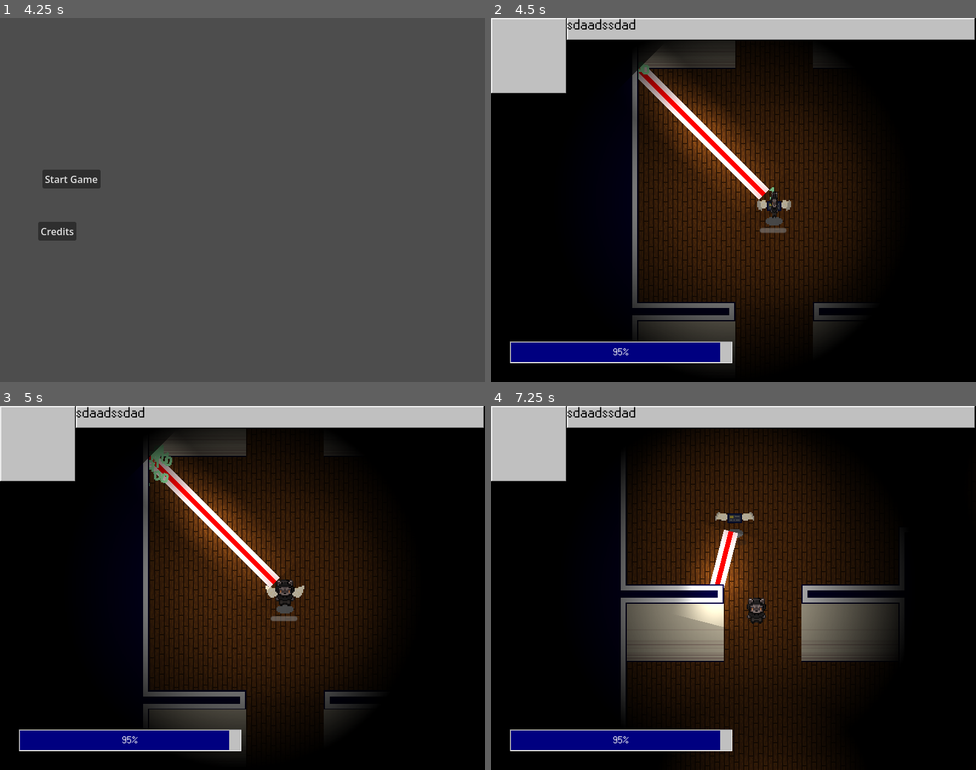
Above: before the commit, frames 1-4 (two rows, left to right).
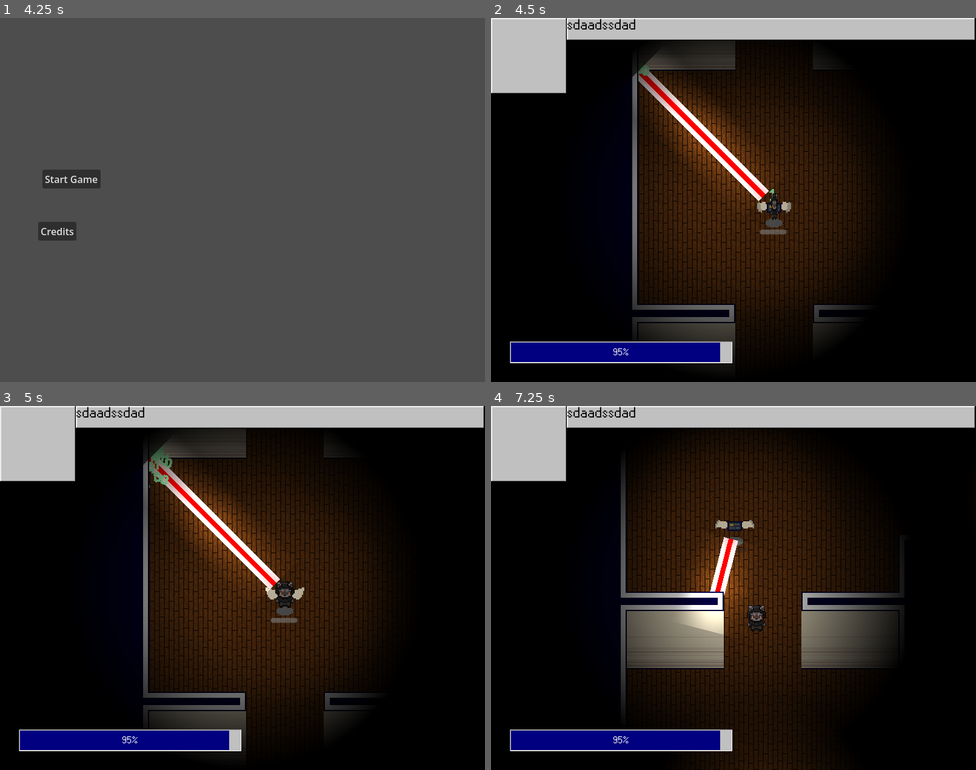
Above: after the commit, the same moments.

Repository: ygda-org/stock-strikers
Game: Godot game, scene res://main/startup_scene.tscn
Two runs of this game, one before a commit and one after it. Both use one fixed random seed, a clock stepped at 60 frames per second and the inputs below. Sound files missing from this copy of the repository are replaced by a short silence.
Inputs (mouse positions are in pixels of both pictures, inside the frame that each line leads up to):
- Up to frame 1 (4.25 s): move the mouse to (349, 181) at 0.52 s; hold D (move_right) 0.53-1.28 s; tap Shift (dodge) at 0.6, 2.1, 3.6 s; tap Enter at 1.25 s; move the mouse to (145, 218) at 1.27 s; hold S (move_down) 1.28-2.03 s; click (145, 218) at 1.35 s; move the mouse to (291, 119) at 2.02 s; hold D (move_right) 2.03-2.78 s; tap Space at 2.75 s; move the mouse to (218, 272) at 2.77 s; hold W (move_up) 2.78-3.53 s; click (218, 272) at 2.85 s; move the mouse to (388, 254) at 3.52 s; hold A (move_left) from 3.53 s (still down)
- Up to frame 2 (4.5 s): release A (move_left) at 4.25 s; click "Start Game" at 4.25 s
- Up to frame 3 (5 s): no input
- Up to frame 4 (7.25 s): move the mouse to (588, 533) at 5.02 s; hold A (move_left) 5.03-5.78 s; click (588, 533) at 5.1 s; move the mouse to (757, 588) at 5.77 s; hold S (move_down) 5.78-6.53 s; tap Shift (dodge) at 5.85 s; move the mouse to (660, 497) at 6.52 s; hold D (move_right) from 6.53 s (still down); click (660, 497) at 6.6 s

Frame 1 is identical in both runs. In frame 2, 3.0% of the frame differs, in the area x 29-76%, y 9-84%; in frame 3, 2.9%; in frame 4, 5.4%, in the area x 26-85%, y 14-100%.

Commit message:
split x and y cam

Diff:
--- a/player/player.gd
+++ b/player/player.gd
@@ -70,7 +70,8 @@
 	z_index = position.y/256
 	damage = base_damage
 	damage = process_damage_multipliers(damage)
-	$Camera2D.position = (get_global_mouse_position() - global_position)/5
+	var mouse_pos_diff = get_global_mouse_position() - global_position
+	$Camera2D.position = Vector2(mouse_pos_diff.x/5, mouse_pos_diff.y/4)
 	if Input.is_action_just_pressed("dodge") and $DodgeCD.is_stopped() and $DodgeDur.is_stopped():
 		dodge()
 	if (not $DodgeDur.is_stopped()) or (not $ExtraEffects/RecoilTimer.is_stopped()):
